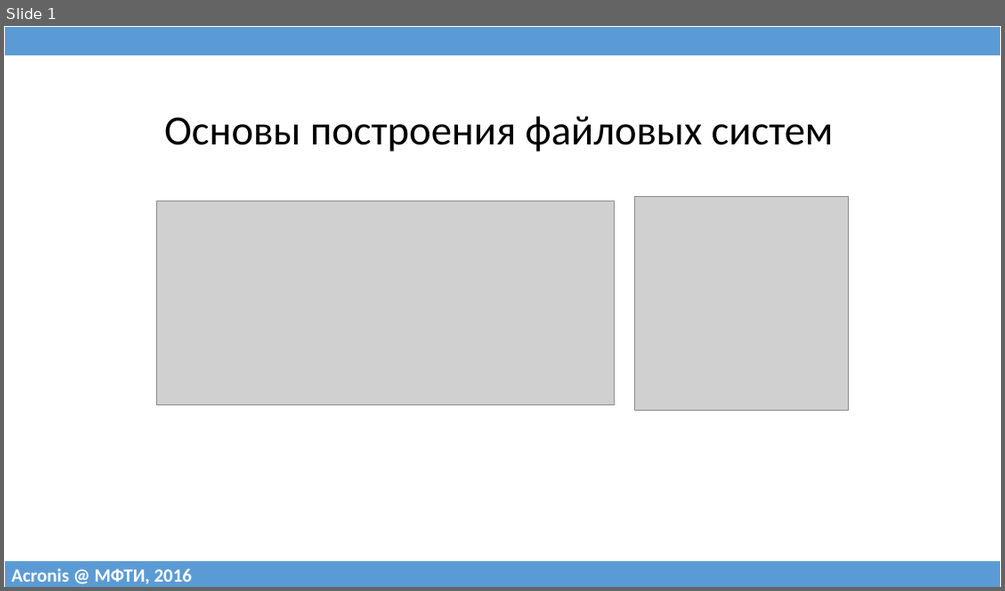
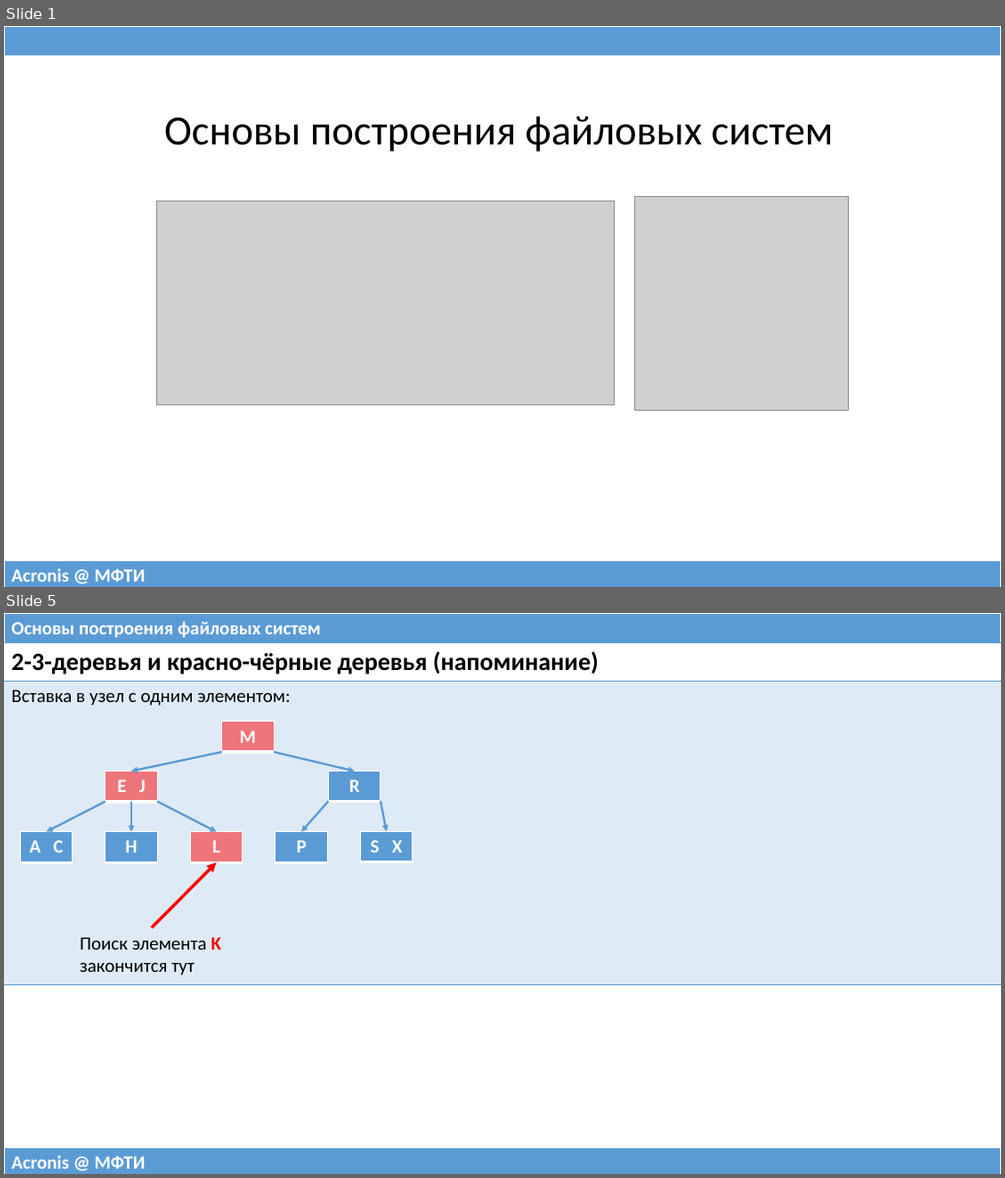
Before and after one commit to 75cc8545e7b021ed280ed0ef99fc7fc4/filesystems-101, a slide deck: talks/src/class06.pptx. Shown one above the other, each under a label of ours: slide 1 before the commit, slides 1 and 5 after it; the slides between them are not shown. The pictures are 1005x591 and 1005x1178 pixels, drawn with LibreOffice and Linux fonts; fonts in the diff are those of the drawing; grey boxes stand for pictures. Boxes give left, top, right and bottom in pixels: in the first picture for what was removed or moved away, otherwise in the second. Text is boxed around its words. In the diff, an @@ line names an element or a change of style, - is before the commit and + after.

```diff
--- a/talks/src/class06.pptx
+++ b/talks/src/class06.pptx
@@ slide 5 added at [4,613,1001,1174], background #FFFFFF @@
@@ table added at [4,613,1001,643], 1 rows, 1 columns @@
+Основы построения файловых систем
@@ table added at [4,643,1001,980], 2 rows, 1 columns @@
+2-3-деревья и красно-чёрные деревья (напоминание)
+Вставка в узел с одним элементом:
@@ table added at [222,722,274,752], 1 rows, 1 columns @@
+M
@@ table added at [105,771,158,802], 1 rows, 1 columns @@
+E J
@@ arrow added from (222, 752) to (131, 771), #5B9BD5 2 pt @@
@@ arrow added from (274, 752) to (355, 771), #5B9BD5 2 pt @@
@@ table added at [329,771,380,802], 1 rows, 1 columns @@
+R
@@ arrow added from (105, 802) to (47, 831), #5B9BD5 2 pt @@
@@ arrow added from (131, 802) to (131, 831), #5B9BD5 2 pt @@
@@ arrow added from (157, 802) to (217, 831), #5B9BD5 2 pt @@
@@ arrow added from (329, 801) to (301, 831), #5B9BD5 2 pt @@
@@ arrow added from (380, 801) to (386, 831), #5B9BD5 2 pt @@
@@ table added at [20,831,73,862], 1 rows, 1 columns @@
+A C
@@ table added at [105,831,158,862], 1 rows, 1 columns @@
+H
@@ table added at [190,831,243,862], 1 rows, 1 columns @@
+L
@@ table added at [275,831,328,862], 1 rows, 1 columns @@
+P
@@ table added at [361,831,413,861], 1 rows, 1 columns @@
+S X
@@ arrow added from (152, 928) to (217, 863), #FF0000 3 pt @@
@@ text added at [80,937,221,975], 18 pt, text #000000 @@
+Поиск элемента K
+закончится тут
@@ table added at [4,1147,1001,1174], 1 rows, 1 columns @@
+Acronis @ МФТИ
@@ slide 1 changed as well @@
@@ table at [4,560,1001,587] @@
-row 1, column 1: Acronis @ МФТИ, 2016
+row 1, column 1: Acronis @ МФТИ
```
Also in this commit, not shown: 8 other slides changed, 13 other slides added, 4 slides removed, 1 other file.
